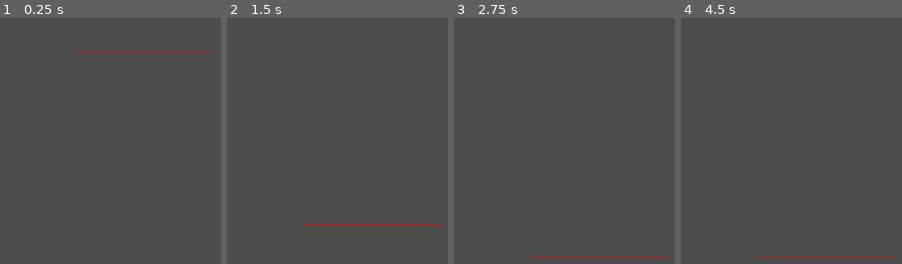
Above: before the commit, frames 1-4 (left to right).
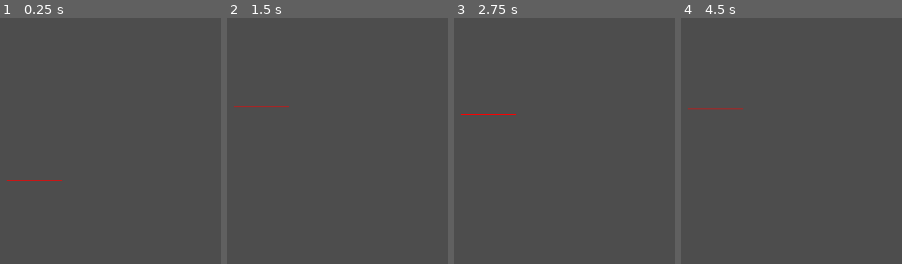
Above: after the commit, the same moments.

Repository: gameoflord012/Hollow-Knight
Game: Godot game, scene res://agent.tscn
The game is run twice, just before and just after one commit, with the same random seed, the same clock (stepped at 60 frames per second) and the same inputs.
Inputs:
- Up to frame 1 (0.25 s): no input
- Up to frame 2 (1.5 s): tap Enter at 0.5 s
- Up to frame 3 (2.75 s): tap Space at 2 s
- Up to frame 4 (4.5 s): tap Enter at 2.75, 4.25 s; tap Space at 3.5 s

The runs differ from the first frame. In frame 1, 0.4% of the frame differs, in the area x 3-98%, y 13-67%; in frame 2, 0.4%; in frame 3, 0.4%; in frame 4, 0.5%, in the area x 3-98%, y 36-98%.

Commit message:
release wall duration

Diff:
--- a/StateBase.gd
+++ b/StateBase.gd
@@ -6,7 +6,6 @@
 
 func _enter_tree():
 	stateMachine = Find.node(self, StateMachine)
-	print(stateMachine)
 
 func _state_enter():
 	pass
--- a/WallJump.gd
+++ b/WallJump.gd
@@ -23,7 +23,6 @@
 func _can_transition_to(state_name) -> bool:
 	match state_name:
 		"Air":
-			print(jumpTimer, " ", jumpDuration, " ", jumpTimer > jumpDuration)
 			return jumpTimer > jumpDuration
 		"WallSlide":
 			return wallJumpDirection == wallSlide.get_wall_axis()
--- a/agent.tscn
+++ b/agent.tscn
@@ -141,13 +141,17 @@
 script/source = "extends StateBase
 
 @export var fallingVelocity : float = 200
+@export var wallDistance : float = 100
+@export var releaseWallDuration := 0.05
+
 var charBody : CharacterBody2D
-var wallDistance : float = 100
 
 var isOnWall := false
 var isOnLeftWall := false
 var isOnRightWall := false
 
+var releaseWallTimer = 0
+
 func _ready():
 	charBody = stateMachine.characterBody2D
 
@@ -160,6 +164,11 @@
 func _physics_process(delta):
 	isOnLeftWall = wall_check(Vector2.LEFT)
 	isOnRightWall = wall_check(Vector2.RIGHT)
+
+	if not is_release_wall():
+		releaseWallTimer = 0
+	else:
+		releaseWallTimer += delta
 
 func wall_check(wallDirection : Vector2) -> bool:
 	var raycastResult = Physics2D.linecast(self,
@@ -188,7 +197,7 @@
 func _can_transition_to(stateName) -> bool:
 	match stateName:
 		\"Air\":
-			return is_release_wall()
+			return releaseWallTimer > releaseWallDuration
 
 		\"Ground\":
 			return charBody.is_on_floor()
@@ -219,7 +228,7 @@
 
 [node name="StateMachine" type="Node2D" parent="CharacterBody2D"]
 script = SubResource("GDScript_152o8")
-default_state_name = "WallSlide"
+default_state_name = "Air"
 
 [node name="None" type="Node2D" parent="CharacterBody2D/StateMachine"]
 script = SubResource("GDScript_74t8p")
@@ -236,16 +245,26 @@
 [node name="Air" type="Node2D" parent="CharacterBody2D/StateMachine"]
 script = SubResource("GDScript_r6d7i")
 gravity = 5000.0
-uAirDrag = 5
+speedX = 700.0
+uAirDrag = 14
 
 [node name="Air2" type="Node2D" parent="CharacterBody2D/StateMachine"]
 script = SubResource("GDScript_o2lqo")
 
 [node name="WallSlide" type="Node2D" parent="CharacterBody2D/StateMachine"]
 script = SubResource("GDScript_l231q")
+fallingVelocity = 70.0
+wallDistance = 40.0
+releaseWallDuration = 0.0
 
 [node name="WallJump" type="Node2D" parent="CharacterBody2D/StateMachine"]
 script = ExtResource("2_u4jb4")
+jumpVelocity = Vector2(900, 350)
+
+[node name="Camera2D" type="Camera2D" parent="CharacterBody2D"]
+position_smoothing_enabled = true
+drag_horizontal_enabled = true
+drag_left_margin = 0.1
 
 [node name="StaticBody2D" type="StaticBody2D" parent="."]
 position = Vector2(-24, 309)
@@ -274,5 +293,3 @@
 position = Vector2(0, -23)
 shape = SubResource("RectangleShape2D_v3ixk")
 metadata/_edit_lock_ = true
-
-[node name="Camera2D" type="Camera2D" parent="."]
